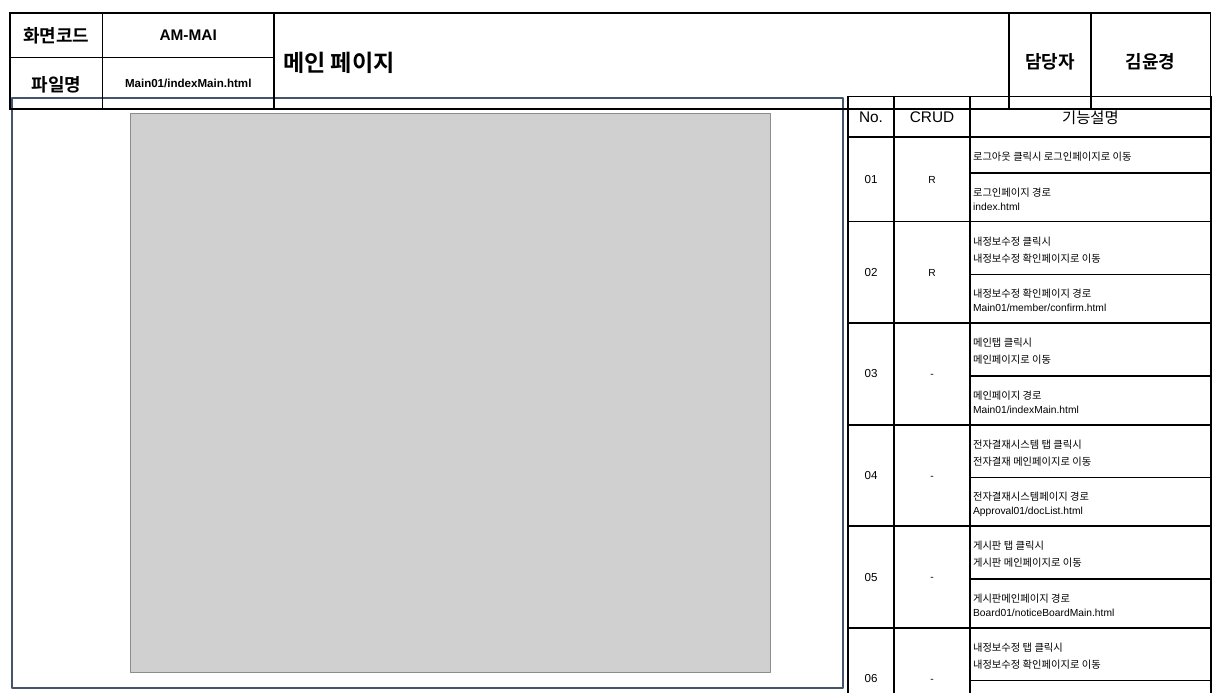
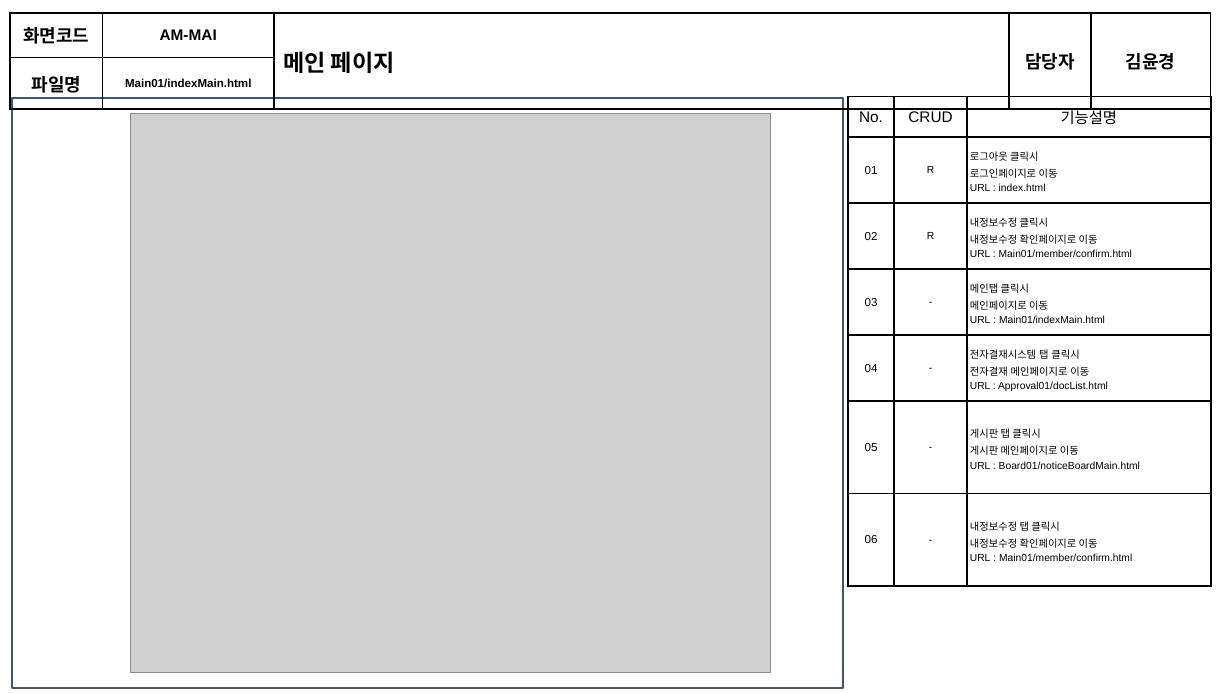
Before and after one commit to soulluna/-6th-_cosmo_1th_group, a slide deck: slide 8 of 작업완료포트폴리오/4. 화면설계서/[6기]1조_화면설계서_V1.5.pptx (slide 9 before the commit). Drawn at 1232x693 pixels with LibreOffice and Linux fonts; fonts in the diff are those of the drawing; grey boxes stand for pictures. Boxes give left, top, right and bottom in pixels: in the first picture for what was removed or moved away, otherwise in the second. Text is boxed around its words. In the diff, an @@ line names an element or a change of style, - is before the commit and + after.

```diff
--- a/작업완료포트폴리오/4. 화면설계서/[6기]1조_화면설계서_V1.5.pptx
+++ b/작업완료포트폴리오/4. 화면설계서/[6기]1조_화면설계서_V1.5.pptx
@@ table at (848,97,1212,565) @@
-row 2: 01 | R | 로그아웃 클릭시 로그인페이지로 이동
-row 3:  |  | 로그인페이지 경로 / index.html
-row 4: 02 | R | 내정보수정 클릭시 / 내정보수정 확인페이지로 이동
-row 5:  |  | 내정보수정 확인페이지 경로 / Main01/member/confirm.html
-row 6: 03 | - | 메인탭 클릭시 / 메인페이지로 이동
-row 7:  |  | 메인페이지 경로 / Main01/indexMain.html
-row 8: 04 | - | 전자결재시스템 탭 클릭시 / 전자결재 메인페이지로 이동
-row 9:  |  | 전자결재시스템페이지 경로 / Approval01/docList.html
-row 10: 05 | - | 게시판 탭 클릭시 / 게시판 메인페이지로 이동
-row 11:  |  | 게시판메인페이지 경로 / Board01/noticeBoardMain.html
-row 12: 06 | - | 내정보수정 탭 클릭시 / 내정보수정 확인페이지로 이동
-row 13:  |  | 내정보수정확인 페이지 경로 / Main01/member/confirm.html
+row 2: 01 | R | 로그아웃 클릭시 / 로그인페이지로 이동 / URL : index.html
+row 3: 02 | R | 내정보수정 클릭시 / 내정보수정 확인페이지로 이동 / URL : Main01/member/confirm.html
+row 4: 03 | - | 메인탭 클릭시 / 메인페이지로 이동 / URL : Main01/indexMain.html
+row 5: 04 | - | 전자결재시스템 탭 클릭시 / 전자결재 메인페이지로 이동 / URL : Approval01/docList.html
+row 6: 05 | - | 게시판 탭 클릭시 / 게시판 메인페이지로 이동 / URL : Board01/noticeBoardMain.html
+row 7: 06 | - | 내정보수정 탭 클릭시 / 내정보수정 확인페이지로 이동 / URL : Main01/member/confirm.html
```
Also in this commit, not shown: 48 other slides changed, 1 slide removed, 31 other files.
